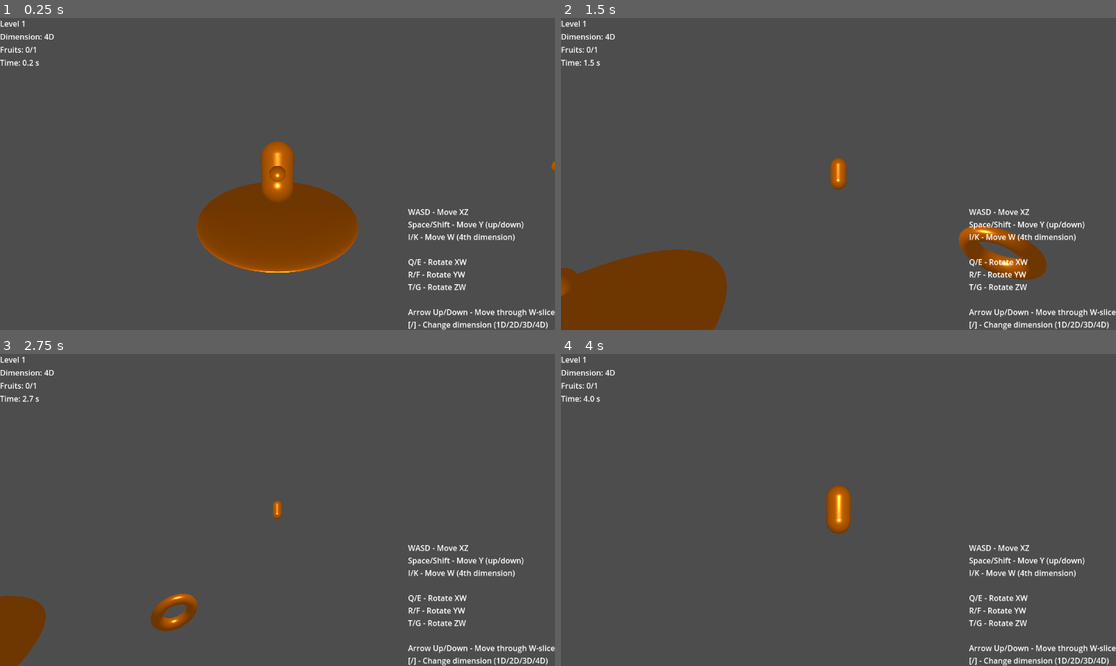
Above: before the commit, frames 1-4 (two rows, left to right).
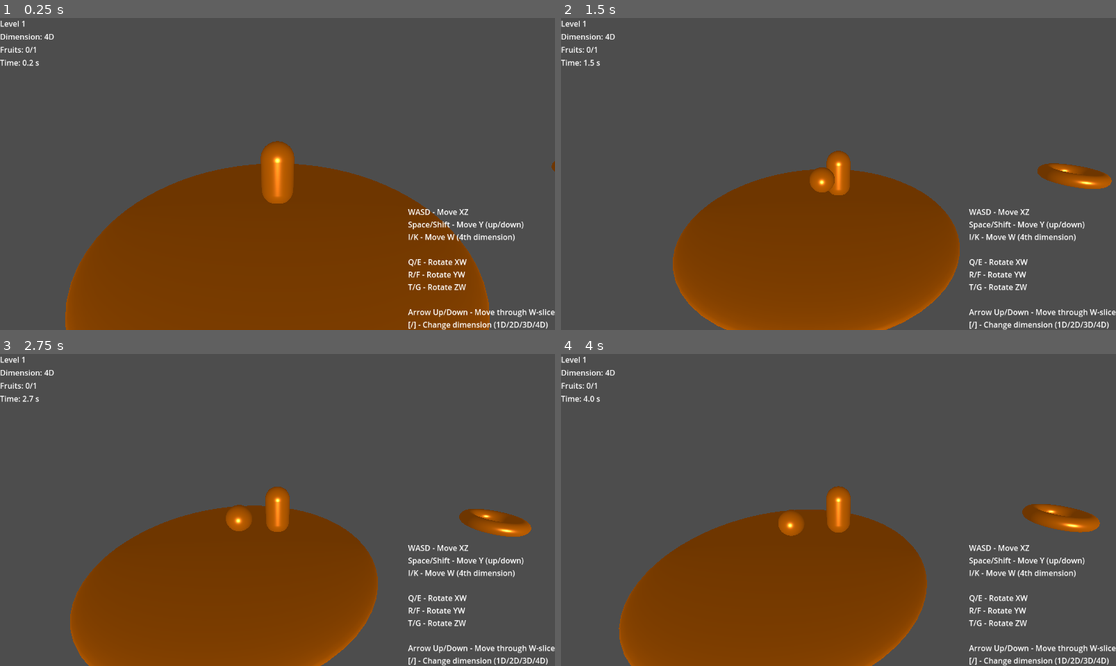
Above: after the commit, the same moments.

Repository: Iroguin/Hyperulottoukkavuus
Game: Godot game, scene res://scenes/main.tscn
Same seed, same stepped clock (60 frames per second), same inputs: the game is played once before the commit and once after it.
Inputs:
- Up to frame 1 (0.25 s): no input
- Up to frame 2 (1.5 s): tap Enter (ui_accept) at 0.5, 0.77 s; hold D 0.53-1.28 s; hold W (forw_3d) 0.53-1.28 s; hold Down from 1.28 s (still down); tap Q at 1.35 s
- Up to frame 3 (2.75 s): tap Enter (ui_accept) at 1.52 s; release Down at 2.03 s; hold D from 2.03 s (still down); hold E from 2.03 s (still down)
- Up to frame 4 (4 s): release D at 2.78 s; release E at 2.78 s; hold Up 2.78-3.53 s; tap R at 2.85 s; tap Enter (ui_accept) at 3.02, 3.77 s; hold A from 3.53 s (still down); hold Space from 3.53 s (still down)

The runs differ from the first frame. In frame 1, 26% of the frame differs, in the area x 11-100%, y 39-100%; in frame 2, 28%, in the area x 0-100%, y 42-100%; in frame 3, 26%; in frame 4, 24%.

Commit message:
correct player movement and representation and simple gameplay loop

Diff:
--- a/scripts/4d/camera_4d_follow.gd
+++ b/scripts/4d/camera_4d_follow.gd
@@ -4,10 +4,21 @@
 @export var target: Object4D
 @export var follow_speed := 5.0
 @export var offset := Vector3(0, 3, 8)
+@export var follow_w_axis := true  # Whether to follow player in W dimension
 
 func _process(delta):
 	if not target:
 		return
+
+	# Follow player's W position to maintain consistent perspective
+	if follow_w_axis:
+		var dim_manager = GameWorld4D.dimension_manager
+		var current_w = dim_manager.get_slice_position()
+		var target_w = target.position_4d.w
+
+		# Smoothly adjust w_distance to follow player
+		var new_w = lerp(current_w, target_w, follow_speed * delta)
+		dim_manager.set_slice_position(new_w)
 
 	# Get target's 3D projected position
 	var target_pos = target.global_position
--- a/scripts/4d/dimension_manager_4d.gd
+++ b/scripts/4d/dimension_manager_4d.gd
@@ -19,12 +19,10 @@
 # Projection parameters
 var projection_distance := 2.0  # Distance from 4D "camera" to projection hyperplane
 
-func _process(delta):
-	# Optional: Add slice movement controls
-	if Input.is_key_pressed(KEY_UP):
-		w_distance += 2.0 * delta
-	if Input.is_key_pressed(KEY_DOWN):
-		w_distance -= 2.0 * delta
+func _process(_delta):
+	# Note: W-slice movement is now handled by camera_4d_follow.gd
+	# to maintain consistent player perspective
+	pass
 
 func is_object_in_current_slice(pos_4d: Vector4) -> bool:
 	"""Check if object is within the current W-slice"""
@@ -63,6 +61,13 @@
 	# Perspective projection from 4D to 3D
 	# Similar to 3D to 2D perspective: divide by distance
 	var w_offset = rotated.w - w_distance
+
+	# Clamp w_offset to prevent objects from going "behind" the 4D camera
+	# This is analogous to near-plane clipping in 3D graphics
+	# Objects closer than 0.1 units in W-space are clamped
+	var min_w_offset = -projection_distance + 0.1
+	w_offset = max(w_offset, min_w_offset)
+
 	var w_factor = projection_distance / (projection_distance + w_offset)
 
 	return Vector3(
--- a/scripts/4d/object_4d.gd
+++ b/scripts/4d/object_4d.gd
@@ -45,6 +45,12 @@
 	# Project based on current dimension
 	var projected_pos = GameWorld4D.dimension_manager.project_to_current_dimension(position_4d)
 	global_position = projected_pos
+
+	# Compensate for perspective scaling if this is the player
+	# to maintain consistent size regardless of W position
+	if is_in_group("player"):
+		compensate_perspective_scale()
+
 	update_shader_uniforms()
 
 func is_in_dimension(dim: int) -> bool:
@@ -60,16 +66,44 @@
 
 func setup_shader():
 	if mesh_instance:
+		# Players don't need the 4D projection shader since camera follows them
+		if is_in_group("player"):
+			# Use a simple standard material for consistent appearance
+			var standard_mat = StandardMaterial3D.new()
+			standard_mat.albedo_color = Color(0.3, 0.7, 1.0)  # Blue color for player
+			standard_mat.emission_enabled = true
+			standard_mat.emission = Color(0.2, 0.4, 0.6)
+			standard_mat.metallic = 0.7
+			standard_mat.roughness = 0.3
+			mesh_instance.set_surface_override_material(0, standard_mat)
+			return
+
+		# Try to get existing shader material from override or mesh
 		shader_material = mesh_instance.get_surface_override_material(0)
+		if shader_material == null and mesh_instance.mesh:
+			# Check if mesh has a material (must be ShaderMaterial)
+			var mesh_mat = mesh_instance.mesh.surface_get_material(0)
+			if mesh_mat is ShaderMaterial:
+				shader_material = mesh_mat
+
+		# If still no shader material, create one
 		if shader_material == null:
 			shader_material = ShaderMaterial.new()
 			shader_material.shader = preload("res://shaders/4d_projection.gdshader")
 			mesh_instance.set_surface_override_material(0, shader_material)
 
+func compensate_perspective_scale():
+	# For the player, ensure scale stays at 1.0 since camera follows them
+	# and they use a standard material without 4D projection shader
+	scale = Vector3.ONE
+
 func update_shader_uniforms():
-	if shader_material:
-		var dm = GameWorld4D.dimension_manager
-		shader_material.set_shader_parameter("w_distance", dm.w_distance)
-		shader_material.set_shader_parameter("angle_xw", dm.rotation_xw)
-		shader_material.set_shader_parameter("angle_yw", dm.rotation_yw)
-		shader_material.set_shader_parameter("angle_zw", dm.rotation_zw)
+	# Player doesn't use shader material, so skip shader updates
+	if not shader_material:
+		return
+
+	var dm = GameWorld4D.dimension_manager
+	shader_material.set_shader_parameter("w_distance", dm.w_distance)
+	shader_material.set_shader_parameter("angle_xw", dm.rotation_xw)
+	shader_material.set_shader_parameter("angle_yw", dm.rotation_yw)
+	shader_material.set_shader_parameter("angle_zw", dm.rotation_zw)
--- a/scripts/level_manager.gd
+++ b/scripts/level_manager.gd
@@ -84,7 +84,7 @@
 
 	is_level_complete = true
 
-	print("🎉 LEVEL COMPLETE! 🎉")
+	print("  LEVEL COMPLETE! ")
 	print("  Time: ", "%.2f" % level_time, " seconds")
 	print("  Dimension Switches: ", dimension_switches)
 
--- a/scripts/player.gd
+++ b/scripts/player.gd
@@ -39,7 +39,7 @@
 	# Apply movement
 	if input_4d.length() > 0:
 		input_4d = input_4d.normalized()
-		velocity_4d += input_4d * move_speed * delta * 10.0
+		velocity_4d += input_4d * move_speed * delta
 
 	# Apply drag/friction
 	velocity_4d *= drag
--- a/shaders/4d_projection.gdshader
+++ b/shaders/4d_projection.gdshader
@@ -47,7 +47,17 @@
 }
 
 vec3 project_4d_to_3d(vec4 p, float distance) {
-    float w_factor = 1.0 / (distance - p.w);
+    // Harmonized with GDScript: projection_distance / (projection_distance + w_offset)
+    // where w_offset = p.w - distance
+    // Using projection_distance = 2.0 to match dimension_manager_4d.gd
+    float projection_distance = 2.0;
+    float w_offset = p.w - distance;
+
+    // Clamp to prevent going behind the 4D camera (matches GDScript near-plane clipping)
+    float min_w_offset = -projection_distance + 0.1;
+    w_offset = max(w_offset, min_w_offset);
+
+    float w_factor = projection_distance / (projection_distance + w_offset);
     return vec3(p.x * w_factor, p.y * w_factor, p.z * w_factor);
 }
 
@@ -55,7 +65,7 @@
     // Extract 4D position (W coordinate stored in vertex color)
     vec4 pos_4d = vec4(VERTEX.xyz, COLOR.r * 2.0 - 1.0);
 
-    // Apply all 4D rotations
+    // Apply all 4D rotations to local vertices
     pos_4d = rotate_xy(pos_4d, angle_xy);
     pos_4d = rotate_xz(pos_4d, angle_xz);
     pos_4d = rotate_yz(pos_4d, angle_yz);
@@ -63,9 +73,10 @@
     pos_4d = rotate_yw(pos_4d, angle_yw);
     pos_4d = rotate_zw(pos_4d, angle_zw);
 
-    // Project to 3D space
-    vec3 pos_3d = project_4d_to_3d(pos_4d, w_distance);
-    VERTEX = pos_3d;
+    // For local mesh vertices, don't apply perspective projection
+    // The object's position is already projected in GDScript
+    // We just keep the rotated XYZ coordinates
+    VERTEX = pos_4d.xyz;
 
     // Color based on W coordinate for depth visualization
     float w_normalized = pos_4d.w * 0.5 + 0.5;
